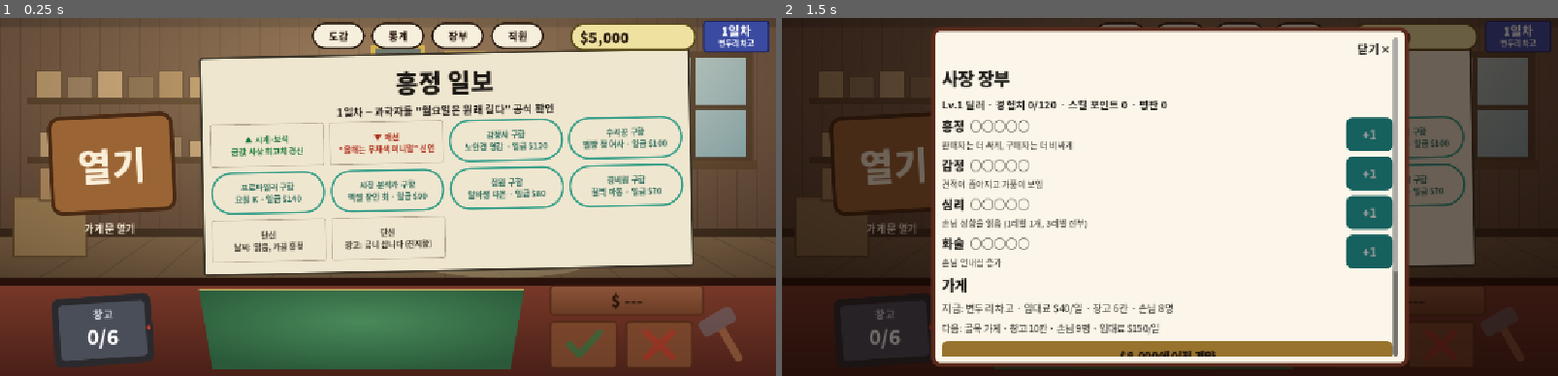
Above: before the commit, frames 1-2 (left to right).
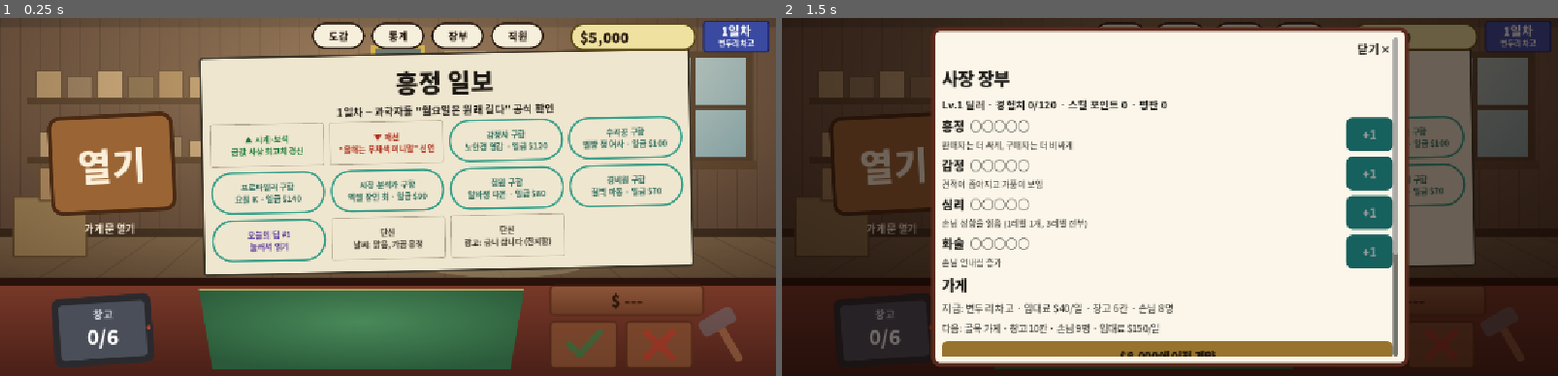
Above: after the commit, the same moments.

Repository: alohakimbs/heungjeong-pawnshop
Game: Godot game, scene res://scenes/main.tscn
Two runs of this game, one before a commit and one after it. Both use one fixed random seed, a clock stepped at 60 frames per second and the inputs below.
Inputs (mouse positions are in pixels of both pictures, inside the frame that each line leads up to):
- Up to frame 1 (0.25 s): no input
- Up to frame 2 (1.5 s): click "장부" at 0.5 s; click (882, 329) at 1.27 s

The runs differ from the first frame. In frame 1, 1.0% of the frame differs, in the area x 27-73%, y 54-69%; in frame 2, less than 0.1%.

Commit message:
오늘의 팁(신문), 합성 효과음 6종, 효과음 켜기/끄기 (테스트 61개)
Co-Authored-By: Claude Opus 5.5 <noreply@anthropic.com>
Claude-Session: https://claude.ai/code/session_013wjc8TCZ1BsALUzBsuTNUB

Diff:
--- /dev/null
+++ b/godot/data/tips.json
@@ -0,0 +1,17 @@
+[
+ "손님을 눌러 보세요. 성향을 알면 흥정이 쉬워집니다.",
+ "처음부터 너무 싸게 부르면 손님 인내심이 확 줄어듭니다. 칠판 아래 막대를 보세요.",
+ "같은 가격을 두 번 부르면 손님이 짜증을 냅니다. 조금이라도 움직이세요.",
+ "망치는 최종 제안입니다. 손님 한계선 안이면 성사, 아니면 그대로 떠납니다.",
+ "견적액 범위는 감정 스킬과 감정사로 좁힐 수 있습니다.",
+ "신문의 ▲ 시세 상승 종류는 오늘 비싸게 팔기 좋습니다.",
+ "가품 의심이 뜨면 「이거 가짜 같은데요?」로 값을 확 깎을 수 있어요. 틀리면 손님이 화냅니다.",
+ "가품인 줄 알면서 팔면 벌금이 큽니다. 모르고 팔았다면 절반만 환불하면 됩니다.",
+ "전당포 의뢰인에게 빌려준 돈은 이자를 붙여 돌아오거나, 물건이 내 것이 됩니다.",
+ "단골은 지난 거래를 기억합니다. 공정하게 대하면 다음엔 더 느긋해요.",
+ "창고가 찰수록 사러 오는 손님이 늘어납니다. 너무 꽉 채우면 살 기회를 놓쳐요.",
+ "수리공을 고용하면 낡은 물건을 하룻밤에 고쳐 비싸게 팔 수 있습니다.",
+ "같은 종류 물건을 전부 모으면 수집가 협회가 상금을 줍니다. 도감을 확인하세요.",
+ "화술 2레벨부터 손님을 설득하는 특수 선택지가 생깁니다.",
+ "빚이 생기면 마감 때 도매상이 싼 물건부터 가져갑니다. 현금을 조금은 남겨 두세요."
+]
--- a/godot/scripts/core/game_data.gd
+++ b/godot/scripts/core/game_data.gd
@@ -11,6 +11,7 @@
 var archetypes: Array = []
 var events: Dictionary = {}
 var lines: Dictionary = {}
+var tips: Array = []
 
 
 func _init() -> void:
@@ -27,6 +28,7 @@
 	archetypes = load_json("res://data/archetypes.json")
 	events = load_json("res://data/events.json")
 	lines = load_json("res://data/lines.json")
+	tips = load_json("res://data/tips.json")
 
 
 static func load_json(path: String) -> Variant:
--- a/godot/scripts/core/game_state.gd
+++ b/godot/scripts/core/game_state.gd
@@ -743,7 +743,7 @@
 	var small: Array = D.text["small_news"]
 	var a: int = rng.randi_range(0, small.size() - 1)
 	var b: int = (a + rng.randi_range(1, small.size() - 1)) % small.size()
-	news = {"head": pick(D.text["headlines"]), "sub": [small[a], small[b]], "up": up, "dn": dn}
+	news = {"head": pick(D.text["headlines"]), "sub": [small[a], small[b]], "up": up, "dn": dn, "tip": (day - 1) % maxi(1, D.tips.size())}
 	if day > auction_day:
 		auction_day = day + rng.randi_range(2, 4)
 	auction_done = false
--- /dev/null
+++ b/godot/scripts/ui/sfx.gd
@@ -0,0 +1,88 @@
+class_name Sfx
+extends Node
+## 효과음: 외부 음원 파일 없이 코드로 합성한다 (라이선스 걱정 없음).
+## 동전(거래), 종(최종 제안), 탁(제안), 딸랑(손님 입장), 부저(화남), 팡파레(레벨 업)
+
+const RATE := 22050
+var players: Array = []
+var bank := {}
+var muted := false
+
+
+func _ready() -> void:
+	for i in 4:
+		var p := AudioStreamPlayer.new()
+		add_child(p)
+		players.append(p)
+	bank["coin"] = _tones([[1318.5, 0.07], [1975.5, 0.18]], 0.35)
+	bank["bell"] = _bell(1046.5, 0.9)
+	bank["tap"] = _noise(0.07, 0.5)
+	bank["door"] = _tones([[880.0, 0.12], [659.3, 0.22]], 0.3)
+	bank["buzz"] = _square(110.0, 0.28, 0.18)
+	bank["fanfare"] = _tones([[523.3, 0.1], [659.3, 0.1], [784.0, 0.1], [1046.5, 0.3]], 0.3)
+
+
+func play(name: String) -> void:
+	if muted or not bank.has(name):
+		return
+	for p in players:
+		if not p.playing:
+			p.stream = bank[name]
+			p.play()
+			return
+	players[0].stream = bank[name]
+	players[0].play()
+
+
+func _wav(samples: PackedFloat32Array) -> AudioStreamWAV:
+	var data := PackedByteArray()
+	data.resize(samples.size() * 2)
+	for i in samples.size():
+		data.encode_s16(i * 2, int(clampf(samples[i], -1.0, 1.0) * 32000.0))
+	var w := AudioStreamWAV.new()
+	w.format = AudioStreamWAV.FORMAT_16_BITS
+	w.mix_rate = RATE
+	w.stereo = false
+	w.data = data
+	return w
+
+
+func _tones(notes: Array, vol: float) -> AudioStreamWAV:
+	var out := PackedFloat32Array()
+	for nt in notes:
+		var f: float = nt[0]
+		var n := int(RATE * float(nt[1]))
+		for i in n:
+			var env := minf(1.0, i / 200.0) * (1.0 - float(i) / n)
+			out.append(sin(TAU * f * i / RATE) * env * vol)
+	return _wav(out)
+
+
+func _bell(f: float, dur: float) -> AudioStreamWAV:
+	var out := PackedFloat32Array()
+	var n := int(RATE * dur)
+	for i in n:
+		var tt := float(i) / RATE
+		var env := exp(-tt * 5.0)
+		out.append((sin(TAU * f * tt) + 0.5 * sin(TAU * f * 2.76 * tt) + 0.25 * sin(TAU * f * 5.4 * tt)) * env * 0.25)
+	return _wav(out)
+
+
+func _noise(dur: float, vol: float) -> AudioStreamWAV:
+	var out := PackedFloat32Array()
+	var n := int(RATE * dur)
+	var r := RandomNumberGenerator.new()
+	r.seed = 7
+	var last := 0.0
+	for i in n:
+		last = last * 0.7 + r.randf_range(-1, 1) * 0.3
+		out.append(last * (1.0 - float(i) / n) * vol * 2.0)
+	return _wav(out)
+
+
+func _square(f: float, dur: float, vol: float) -> AudioStreamWAV:
+	var out := PackedFloat32Array()
+	var n := int(RATE * dur)
+	for i in n:
+		out.append((1.0 if fmod(f * i / RATE, 1.0) < 0.5 else -1.0) * vol * (1.0 - float(i) / n))
+	return _wav(out)
--- a/godot/scripts/ui/shop_screen.gd
+++ b/godot/scripts/ui/shop_screen.gd
@@ -7,6 +7,7 @@
 
 const GameState := preload("res://scripts/core/game_state.gd")
 const SvgArt := preload("res://scripts/ui/svg_art.gd")
+const SfxScript := preload("res://scripts/ui/sfx.gd")
 const W := 1170.0
 const H := 540.0
 const INK := Color("#2a1a10")
@@ -30,6 +31,8 @@
 var bob_tween: Tween
 var _cache := {}
 var _px := 2.0
+var sfx
+var _snap := {}  # 효과음 판단용 직전 상태
 
 
 func _ready() -> void:
@@ -41,6 +44,9 @@
 	if not g.load_game():
 		g.start_day()
 	_build()
+	sfx = SfxScript.new()
+	add_child(sfx)
+	sfx.muted = bool(g.stats.get("muted", false))
 	get_viewport().size_changed.connect(_layout)
 	_layout()
 	render()
@@ -173,9 +179,28 @@
 
 
 func _act(cb: Callable) -> void:
+	var before := _state_snap()
 	cb.call()
+	_play_for(before, _state_snap())
 	g.save_game()
 	render()
+
+
+func _state_snap() -> Dictionary:
+	return {"name": g.cur.get("name", ""), "gone": g.cur.get("gone", false), "mood": g.cur.get("mood", ""), "money": g.money, "lv": g.lv, "rounds": g.neg.rounds if g.neg != null else 0}
+
+
+func _play_for(a: Dictionary, b: Dictionary) -> void:
+	if sfx == null:
+		return
+	if b["lv"] > a["lv"]:
+		sfx.play("fanfare")
+	elif b["gone"] and not a["gone"]:
+		sfx.play("coin" if b["mood"] == "happy" else "buzz")
+	elif b["name"] != a["name"] and b["name"] != "":
+		sfx.play("door")
+	elif b["rounds"] > a["rounds"]:
+		sfx.play("tap")
 
 
 func _flush_toasts() -> void:
@@ -373,7 +398,9 @@
 		price_btn.gui_input.connect(_on_sign_drag)
 		hot(Rect2(830, 456, 100, 74), "제안하기 ✓", func(): g.propose(g.draft))
 		hot(Rect2(944, 456, 100, 74), "거절 ✗", func(): g.refuse())
-		hot(Rect2(1062, 436, 80, 96), "망치: 최종 제안", func(): g.propose(g.draft, true))
+		hot(Rect2(1062, 436, 80, 96), "망치: 최종 제안", func():
+			sfx.play("bell")
+			g.propose(g.draft, true))
 		lbl("최종", Vector2(1066, 512), Vector2(70, 22), 13, Color("#ffd77a"), font_k, HORIZONTAL_ALIGNMENT_CENTER)
 		lbl("◀ 끌어서 조정 · 눌러서 입력 ▶", Vector2(830, 446), Vector2(230, 14), 11, Color("#ffd77a"), font_b, HORIZONTAL_ALIGNMENT_CENTER)
 
@@ -611,6 +638,9 @@
 	for k in D.staff:
 		if not g.has_staff(k):
 			items.append(["%s 구함" % D.staff[k]["n"], "%s · 일급 %s" % [D.staff[k]["pn"], GameState.fmt(D.staff[k]["w"])], func(): show_hire(k), Color("#2a6a5a"), true])
+	if D.tips.size() > 0:
+		var tip_i: int = int(n.get("tip", 0)) % D.tips.size()
+		items.append(["오늘의 팁 #%d" % (tip_i + 1), "눌러서 읽기", func(): g.toast(D.tips[tip_i]), Color("#5a3a9a"), true])
 	for s in n.get("sub", []):
 		items.append(["단신", s, func(): pass, Color("#3a3428"), false])
 	for i in mini(items.size(), 12):
@@ -1032,6 +1062,10 @@
 	for k in g.rel:
 		t(v, "%s — 방문 %d회, 지난번: %s" % [D.specials[k]["n"], int(g.rel[k]["visits"]), outcome.get(g.rel[k].get("last", ""), "-")], 15)
 	t(v, "누적 거래 %d건 · 판매 차익 %s" % [int(g.stats["deals"]), GameState.fmt(g.stats["profit"])], 14)
+	btn(v, "효과음 켜기" if sfx.muted else "효과음 끄기", func():
+		sfx.muted = not sfx.muted
+		g.stats["muted"] = sfx.muted
+		show_ledger(), Color("#5a636e"), Color.WHITE)
 	btn(v, "처음부터 다시 하기", func():
 		var w := sheet(Color("#f3ead4"), Color("#1d1915"), Color("#1d1915"), true, 480)
 		t(w, "처음부터 다시?", 24, font_k)
--- a/godot/tests/run_tests.gd
+++ b/godot/tests/run_tests.gd
@@ -16,7 +16,7 @@
 
 func _init() -> void:
 	data = GameDataScript.new()
-	for scr in [GameState, Bots, Negotiation, load("res://scripts/ui/svg_art.gd"), load("res://scripts/ui/shop_screen.gd")]:
+	for scr in [GameState, Bots, Negotiation, load("res://scripts/ui/svg_art.gd"), load("res://scripts/ui/shop_screen.gd"), load("res://scripts/ui/sfx.gd")]:
 		if not scr.can_instantiate():
 			print("✗ 스크립트 컴파일 실패: ", scr.resource_path)
 			quit(1)
@@ -356,6 +356,14 @@
 		opened = opened and main.modal.visible
 		main.close_modal()
 	check(opened, "창고·직원·장부·성향·키패드 화면이 열림")
+	for f in ["show_collection"]:
+		main.call(f)
+		opened = opened and main.modal.visible
+		main.close_modal()
+	main.show_stats("week")
+	check(opened and main.modal.visible, "도감·통계 화면이 열림")
+	main.close_modal()
+	check(main.sfx != null and main.sfx.bank.size() == 6, "효과음 6종 합성")
 
 
 func test_flow_and_queue() -> void:
Not shown, added: godot/scripts/ui/sfx.gd.uid
